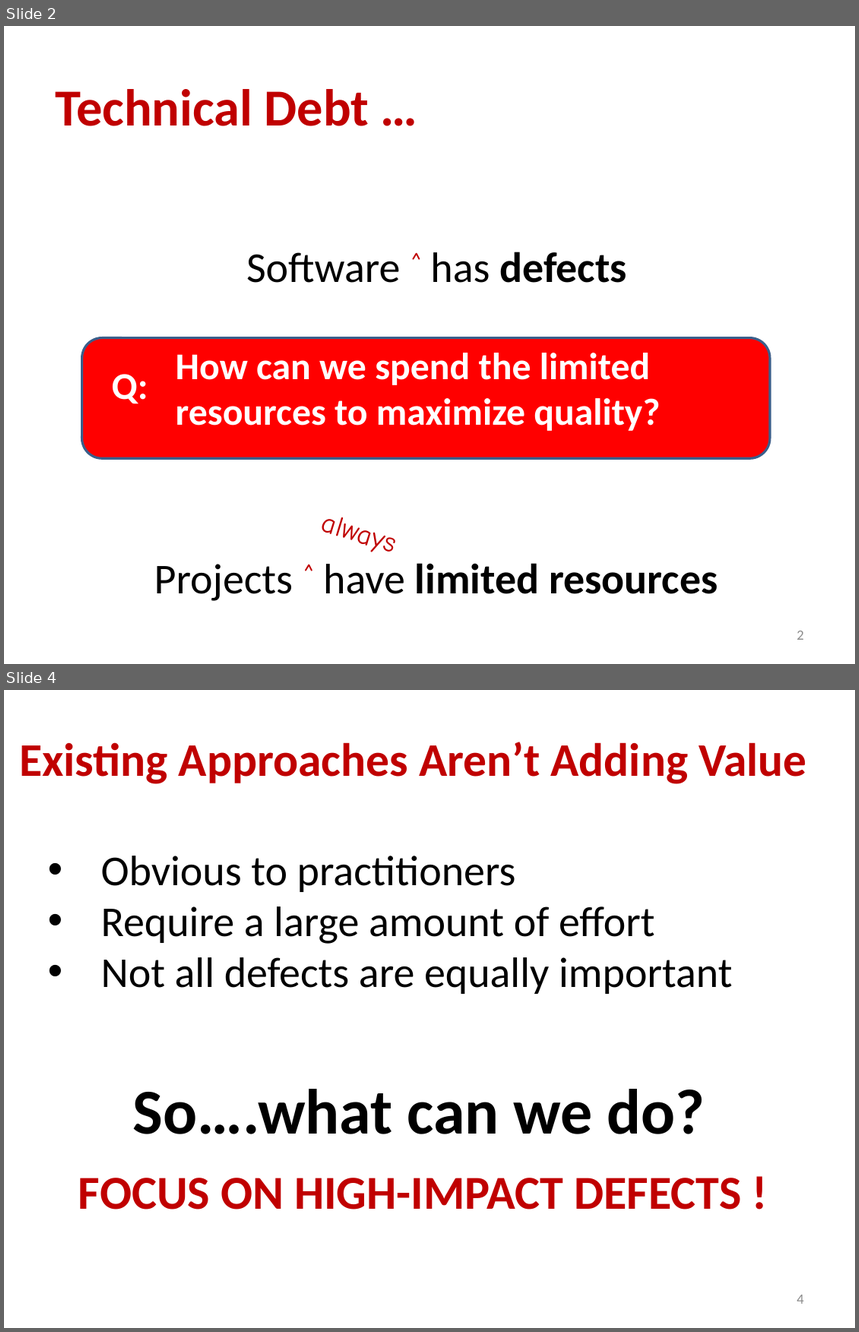
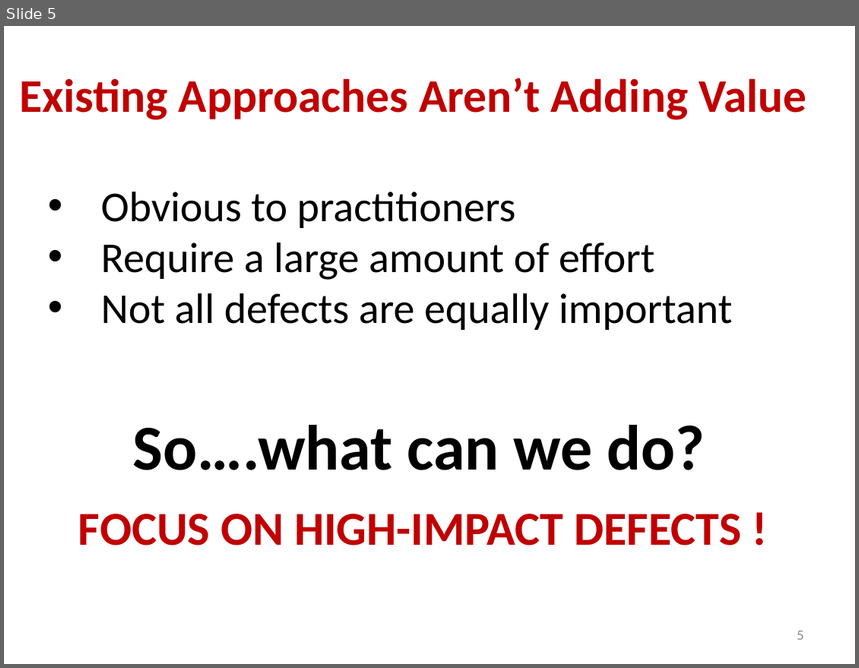
Before and after one commit to maldonado/mtd_paper, a slide deck: evermal_MTD2015.pptx. Shown one above the other, each under a label of ours: slides 2 and 4 before the commit, slide 5 after it; the slides between them are not shown. The pictures are 859x1332 and 859x668 pixels, drawn with LibreOffice and Linux fonts; fonts in the diff are those of the drawing. Boxes give left, top, right and bottom in pixels: in the first picture for what was removed or moved away, otherwise in the second. Text is boxed around its words. In the diff, an @@ line names an element or a change of style, - is before the commit and + after.

```diff
--- a/evermal_MTD2015.pptx
+++ b/evermal_MTD2015.pptx
@@ slide 2 removed at (x1=4, y1=26, x2=855, y2=664), background #FFFFFF @@
@@ title removed at (x1=55, y1=89, x2=370, y2=126) @@
-Technical Debt …
@@ text removed at (x1=246, y1=252, x2=627, y2=283) @@
-Software ^ has defects
@@ rounded rectangle removed at (x1=82, y1=338, x2=770, y2=459) @@
@@ text removed at (x1=176, y1=353, x2=660, y2=431) @@
-How can we spend the limited resources to maximize quality?
@@ text removed at (x1=112, y1=374, x2=148, y2=404) @@
-Q:
@@ text removed at (x1=309, y1=498, x2=420, y2=569) @@
-always
@@ text removed at (x1=154, y1=563, x2=718, y2=601) @@
-Projects ^ have limited resources
@@ page number removed at (x1=797, y1=631, x2=804, y2=640) @@
-2
@@ what was slide 4 is now slide 5 @@
@@ page number at (x1=797, y1=631, x2=804, y2=640): text changed @@
-4
+5
```
Also in this commit, not shown: 2 slides changed, 2 slides added, 6 other files.
